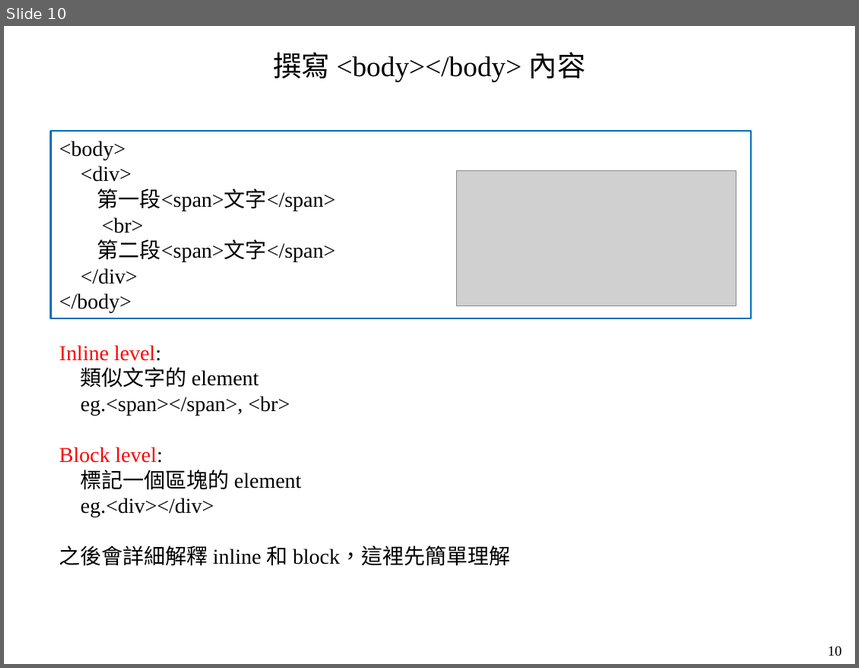
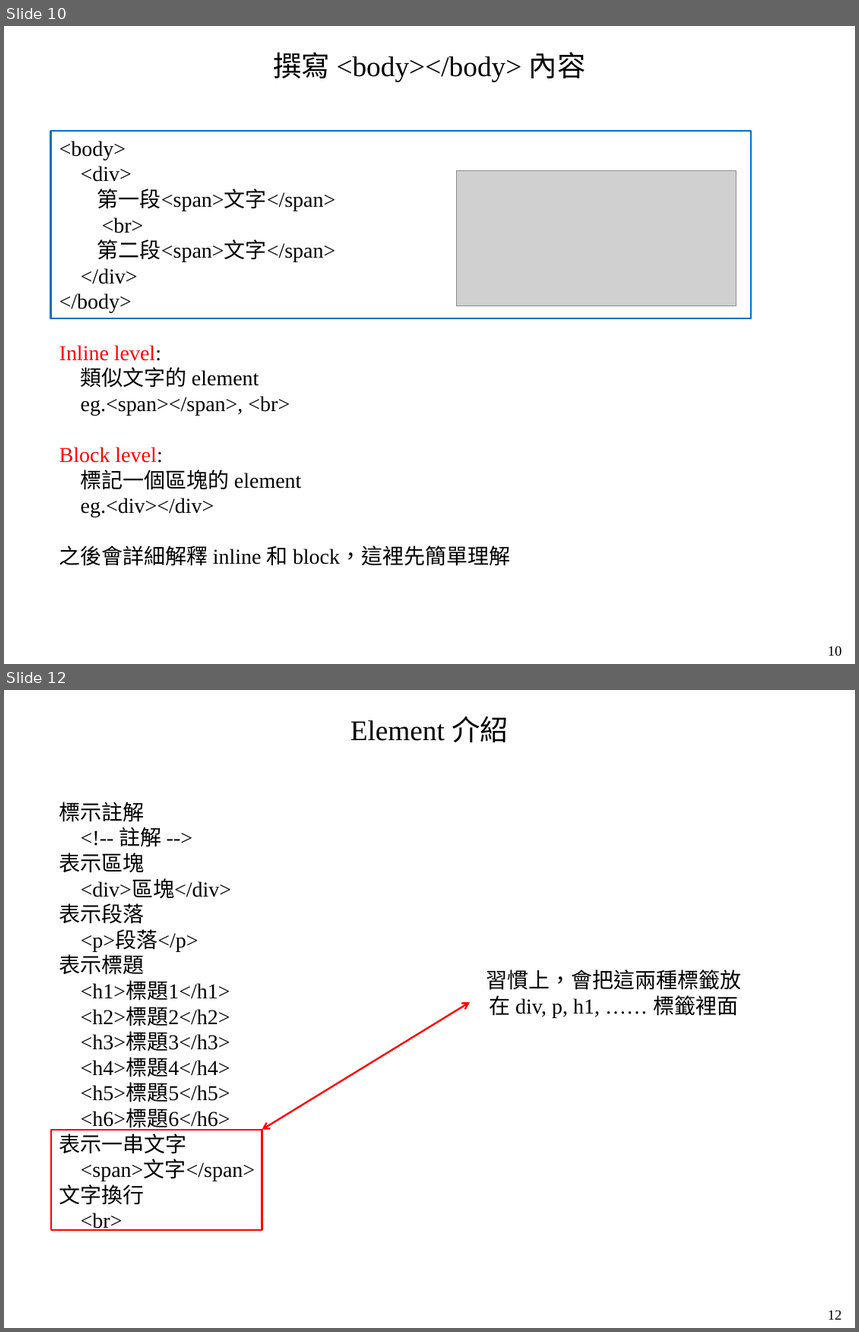
Before and after one commit to mar120434/2021_web_tutor, a slide deck: 靜態網頁.pptx. Shown one above the other, each under a label of ours: slide 10 before the commit, slides 10 and 12 after it; the slides between them are not shown. The pictures are 859x668 and 859x1332 pixels, drawn with LibreOffice and Linux fonts; fonts in the diff are those of the drawing; grey boxes stand for pictures. Boxes give left, top, right and bottom in pixels: in the first picture for what was removed or moved away, otherwise in the second. Text is boxed around its words. In the diff, an @@ line names an element or a change of style, - is before the commit and + after.

```diff
--- a/靜態網頁.pptx
+++ b/靜態網頁.pptx
@@ slide 12 added at box(4, 690, 855, 1328), background #FFFFFF @@
@@ text added at box(351, 716, 509, 742), 24 pt, text #000000 @@
+Element 介紹
@@ text added at box(59, 802, 255, 1231), 18 pt, text #000000 @@
+標示註解
+<!-- 註解 -->
+表示區塊
+<div>區塊</div>
+表示段落
+<p>段落</p>
+表示標題
+<h1>標題1</h1>
+<h2>標題2</h2>
+<h3>標題3</h3>
+<h4>標題4</h4>
+<h5>標題5</h5>
+<h6>標題6</h6>
+表示一串文字
+<span>文字</span>
+文字換行
+<br>
@@ text added at box(487, 970, 742, 1018), 18 pt, text #000000 @@
+習慣上，會把這兩種標籤放在 div, p, h1, …… 標籤裡面
@@ double arrow added from (470, 1002) to (262, 1130), #FF0000 1.5 pt @@
@@ rectangle added at box(51, 1130, 262, 1230), outline #FF0000 1.5 pt @@
@@ text added at box(828, 1310, 842, 1320), 12 pt, text #000000 @@
+12
```
Also in this commit, not shown: 5 slides changed, 4 other slides added.
